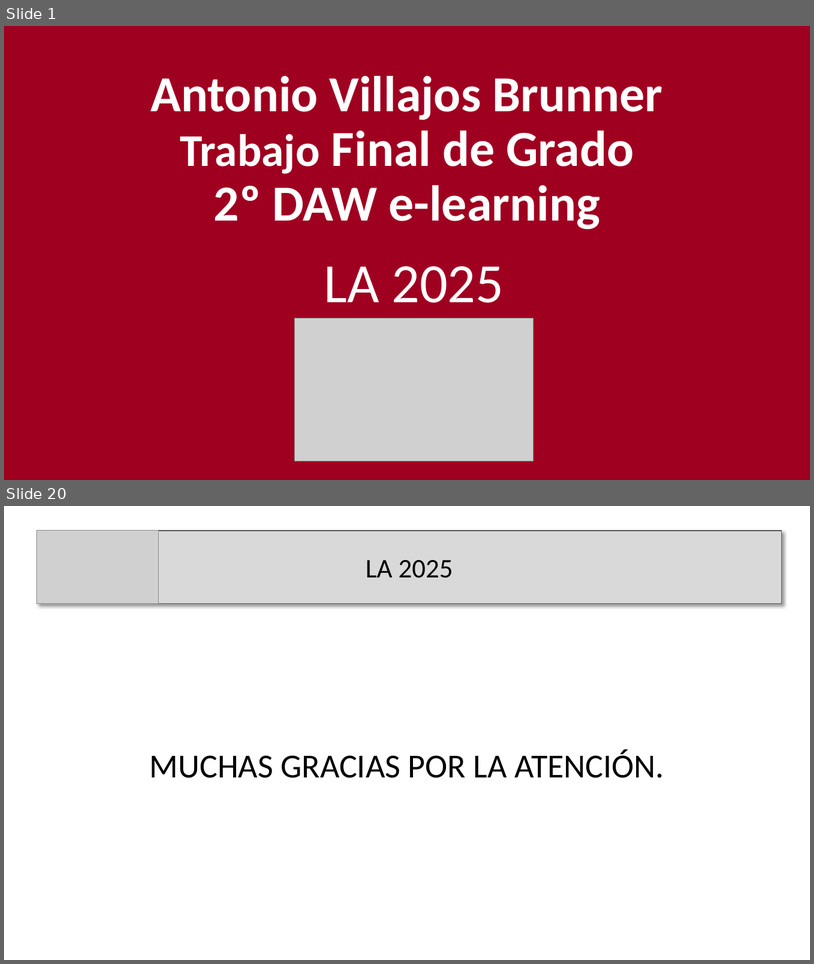
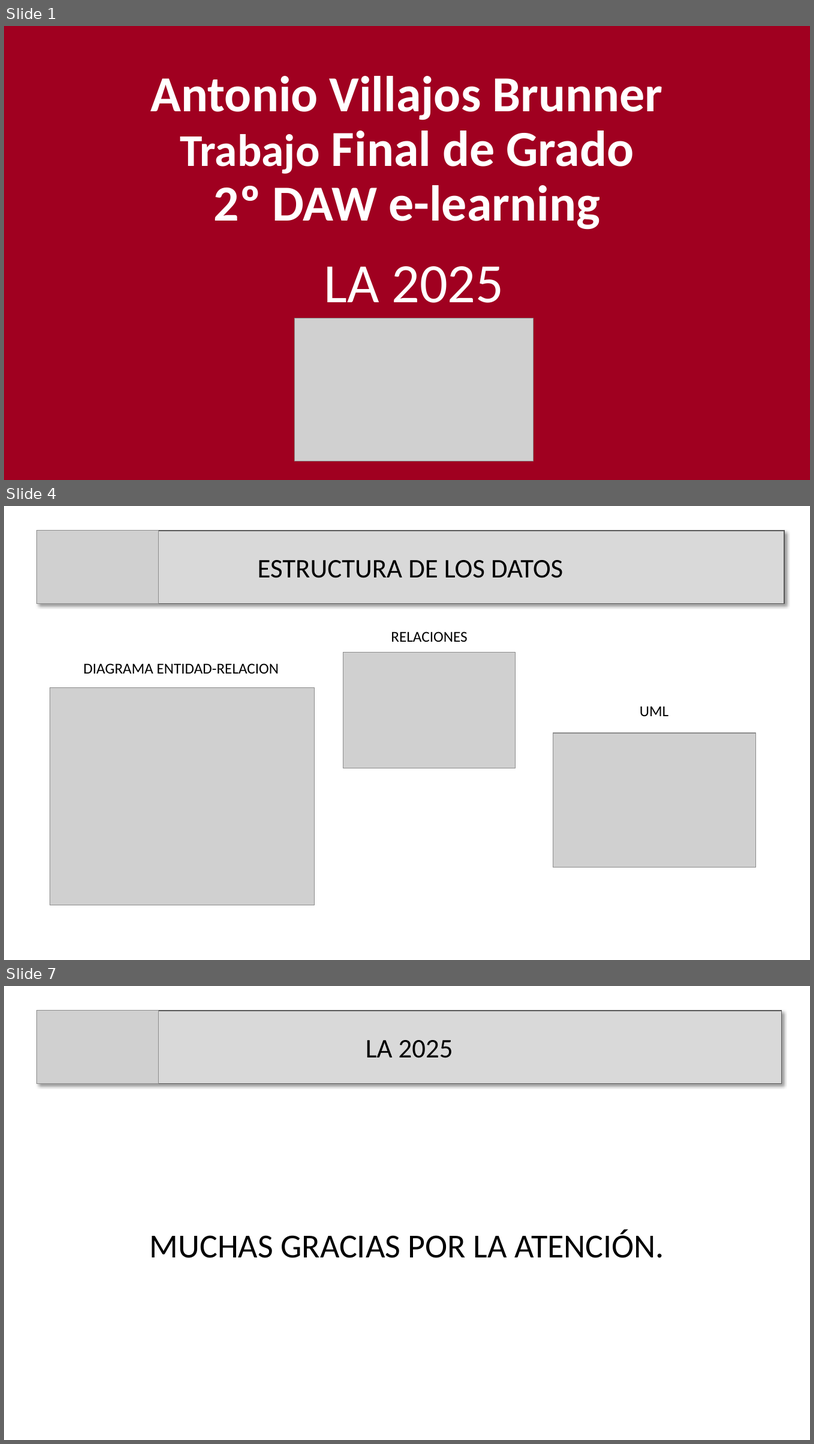
Before and after one commit to anvil555/La2025, a slide deck: Documentacion/Presentacion.pptx. Shown one above the other, each under a label of ours: slides 1 and 20 before the commit, slides 1, 4 and 7 after it; the slides between them are not shown. The pictures are 814x964 and 814x1444 pixels, drawn with LibreOffice and Linux fonts; fonts in the diff are those of the drawing; grey boxes stand for pictures. Boxes give left, top, right and bottom in pixels: in the first picture for what was removed or moved away, otherwise in the second. Text is boxed around its words. In the diff, an @@ line names an element or a change of style, - is before the commit and + after.

```diff
--- a/Documentacion/Presentacion.pptx
+++ b/Documentacion/Presentacion.pptx
@@ slide 4 added at (4, 506, 810, 960), background #FFFFFF @@
@@ rectangle added at (36, 531, 785, 604), fill #D9D9D9, outline #595959 1 pt, 32 pt, text #000000 @@
+ESTRUCTURA DE LOS DATOS
@@ picture added at (36, 531, 158, 604) @@
@@ text added at (391, 631, 467, 642), 18 pt, text #000000 @@
+RELACIONES
@@ text added at (83, 663, 279, 673), 18 pt, text #000000 @@
+DIAGRAMA ENTIDAD-RELACION
@@ picture added at (344, 652, 516, 768) @@
@@ picture added at (50, 687, 314, 904) @@
@@ text added at (640, 706, 669, 716), 18 pt, text #000000 @@
+UML
@@ picture added at (553, 733, 756, 867) @@
@@ what was slide 20 is now slide 7 @@
```
Also in this commit, not shown: 2 slides changed, 2 other slides added, 16 slides removed, 9 other files.
